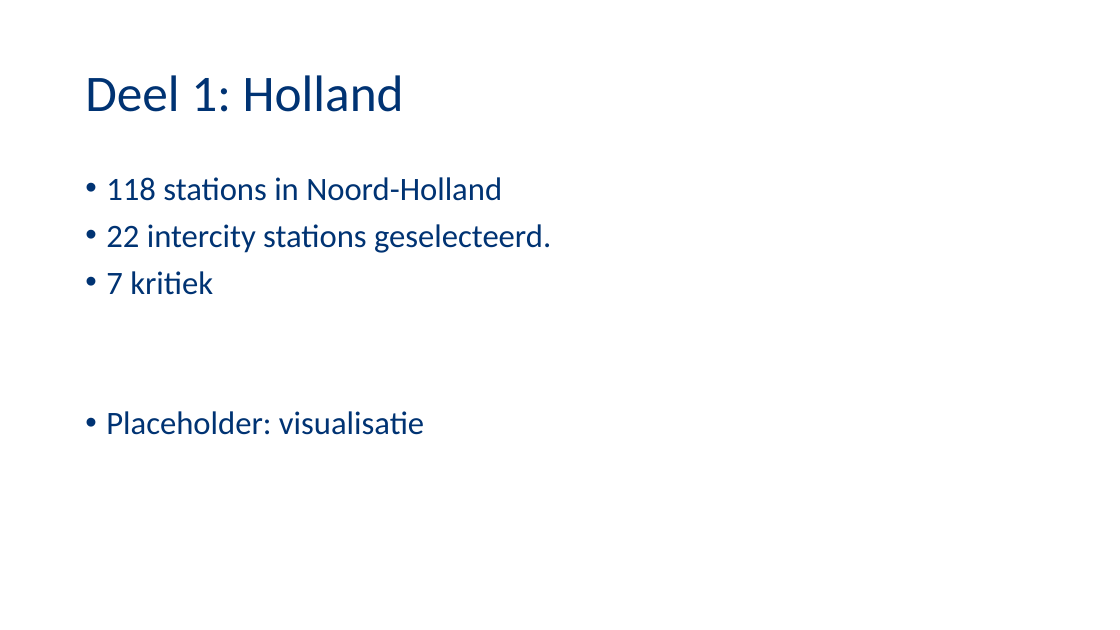
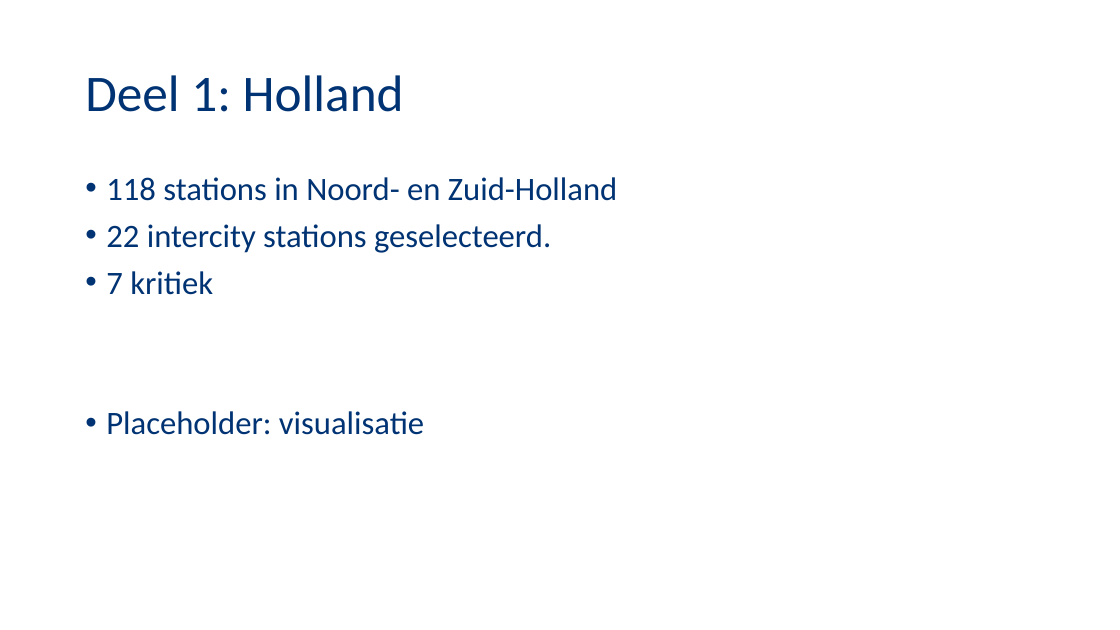
Before and after one commit to NegativeNancy/Team_Arjan, a slide deck: slide 4 of Presentaties/Presentatie1.pptx. Drawn at 1120x630 pixels with LibreOffice and Linux fonts; fonts in the diff are those of the drawing; background and template pictures are left out. Boxes give left, top, right and bottom in pixels: in the first picture for what was removed or moved away, otherwise in the second. Text is boxed around its words. In the diff, an @@ line names an element or a change of style, - is before the commit and + after.

```diff
--- a/Presentaties/Presentatie1.pptx
+++ b/Presentaties/Presentatie1.pptx
@@ text at box(106, 177, 617, 201): text changed @@
-• 118 stations in Noord-Holland
+• 118 stations in Noord- en Zuid-Holland
```
Also in this commit, not shown: 1 other slide changed, 1 slide added.
